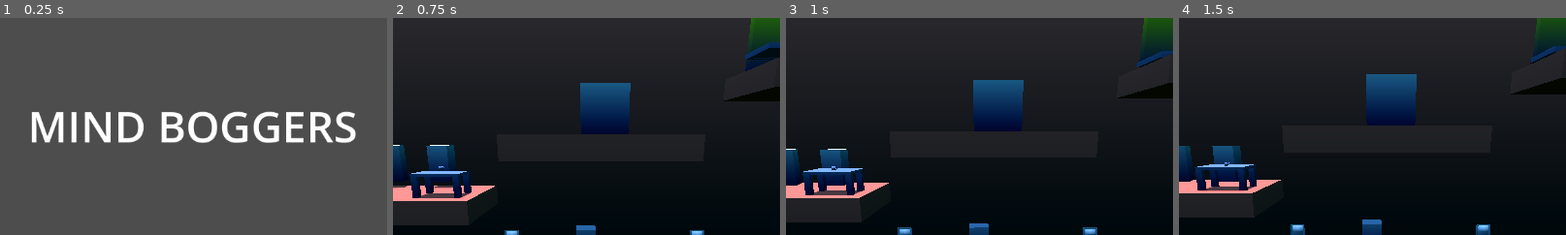
Above: before the commit, frames 1-4 (left to right).
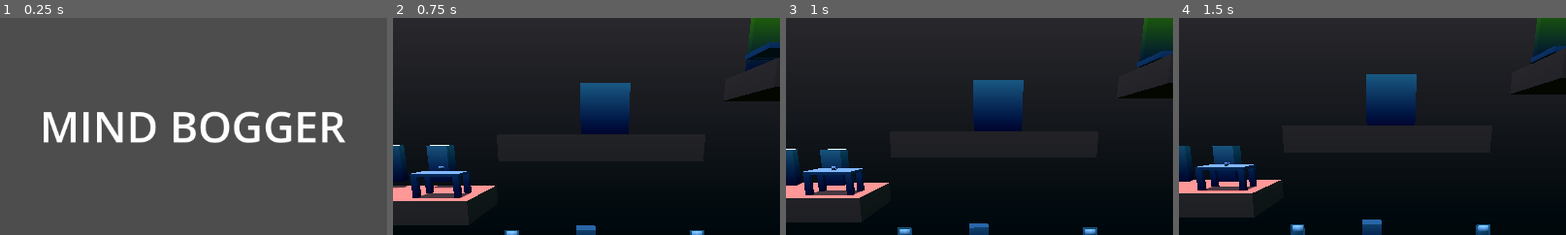
Above: after the commit, the same moments.

Repository: BernardoFPereira/crossing-latidudes_2025
Game: Godot game, scene res://MainMenu.tscn
The game is run twice, just before and just after one commit, with the same random seed, the same clock (stepped at 60 frames per second) and the same inputs.
Inputs (mouse positions are % of the whole screen's width and height, from its top left):
- Up to frame 1 (0.25 s): no input
- Up to frame 2 (0.75 s): click "START GAME" at 0.5 s
- Up to frame 3 (1 s): no input
- Up to frame 4 (1.5 s): move the mouse to (72, 45) at 1.27 s; hold D (move_right) from 1.28 s (still down); tap Space (lift_object) at 1.35 s
The pictures show only the part of the screen within x 25-75%, y 1-51%; the shares and areas given below are measured in that part.

The runs differ from the first frame. In frame 1, 6.8% of the frame differs, in the area x 8-92%, y 42-58%; in frame 2, nothing differs; in frame 3, nothing differs; in frame 4, nothing differs.

Commit message:
Name fix

Diff:
--- a/MainMenu.tscn
+++ b/MainMenu.tscn
@@ -27,7 +27,7 @@
 offset_right = 61.5
 offset_bottom = 148.0
 grow_horizontal = 2
-text = "MIND BOGGERS"
+text = "MIND BOGGER"
 label_settings = SubResource("LabelSettings_kjwba")
 
 [node name="Label2" type="Label" parent="."]
Not shown, added: export_presets.cfg
Not shown, added: level.tscn2169436896.tmp
Not shown, added: level.tscn2177301998.tmp
